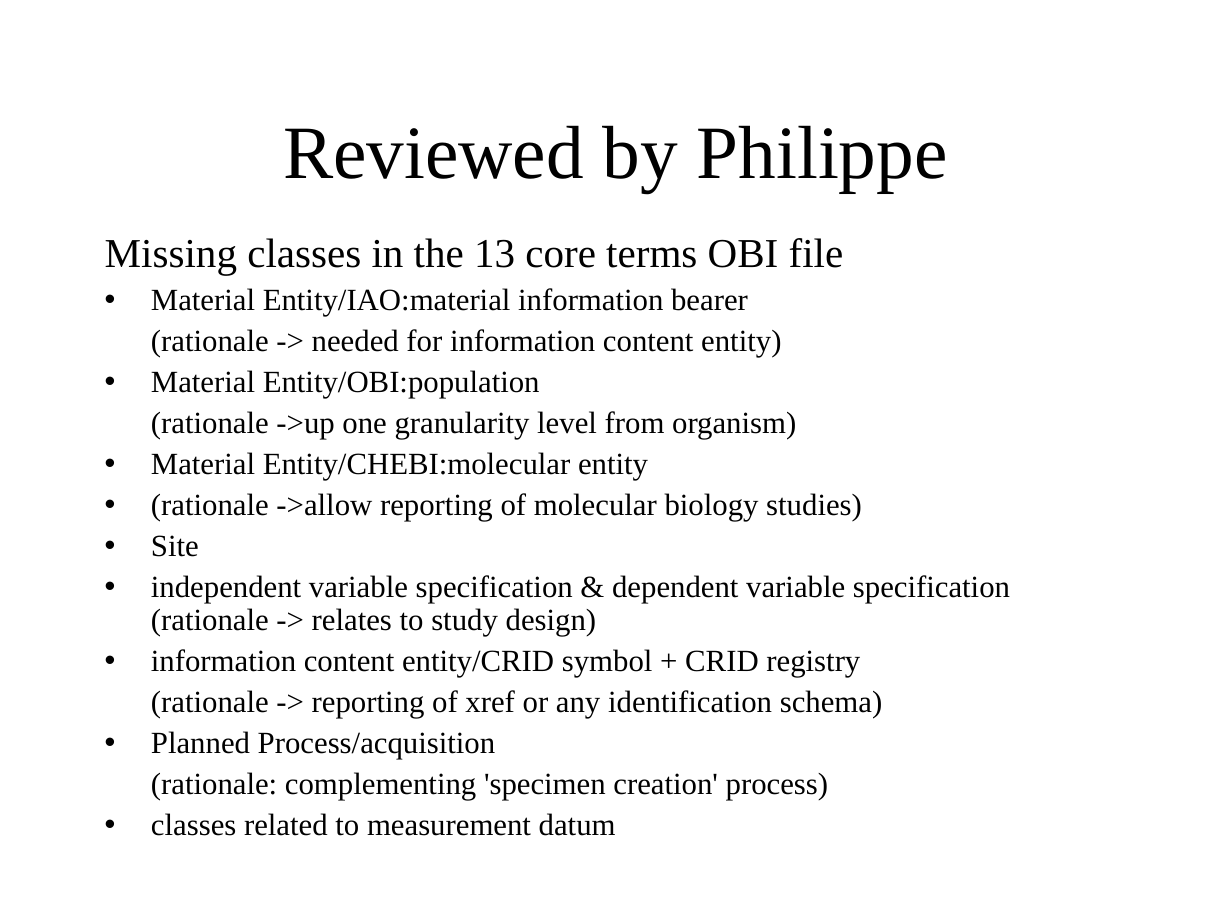
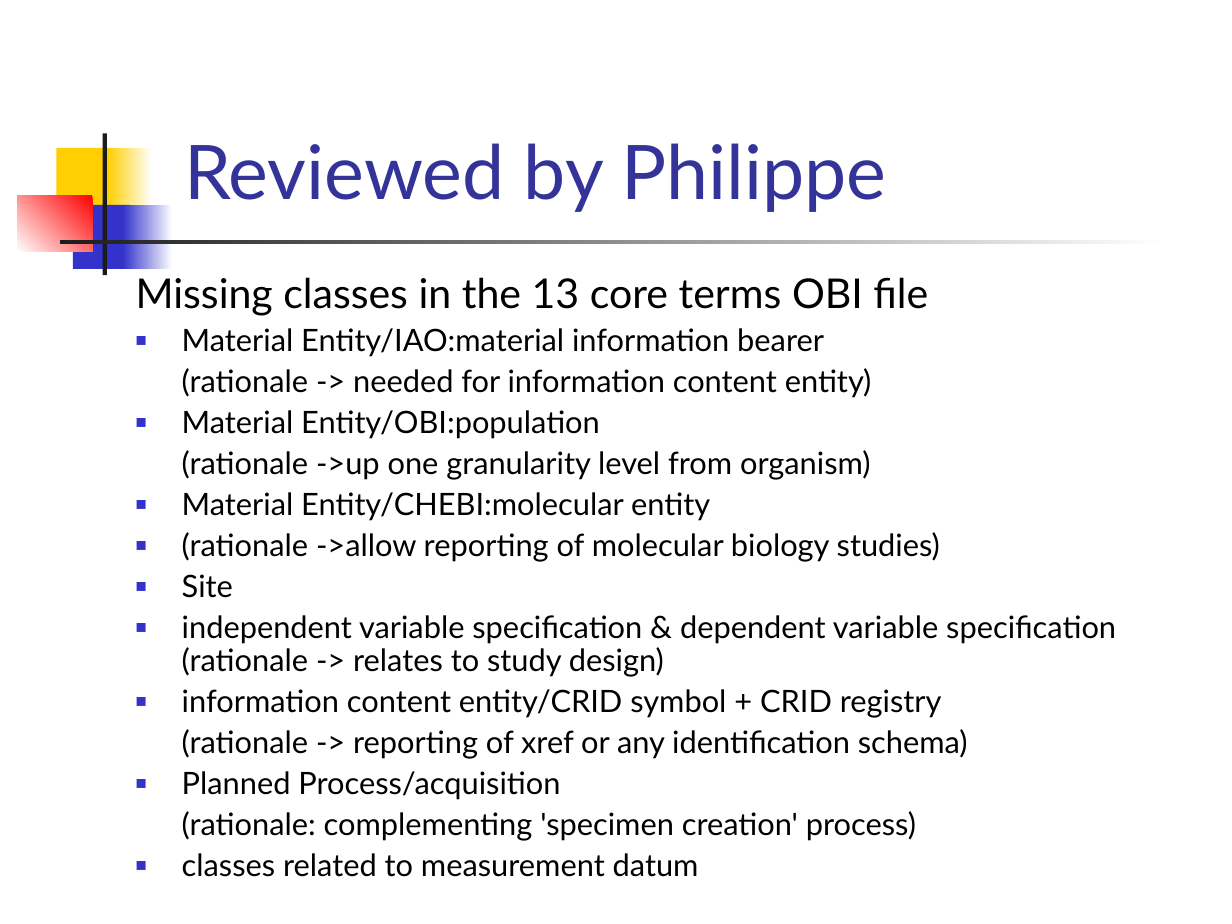
Before and after one commit to obi-ontology/obi-legacy-svn, a slide deck: slide 7 of trunk/docs/presentations/OBI workshop May 2012 Ann Arbor/OBI Core/OBI core.ppt. Drawn at 1232x924 pixels with LibreOffice and Linux fonts; fonts in the diff are those of the drawing. Boxes give left, top, right and bottom in pixels: in the first picture for what was removed or moved away, otherwise in the second. Text is boxed around its words. In the diff, an @@ line names an element or a change of style, - is before the commit and + after.

Commit message:
minor layout changes

```diff
--- a/trunk/docs/presentations/OBI workshop May 2012 Ann Arbor/OBI Core/OBI core.ppt
+++ b/trunk/docs/presentations/OBI workshop May 2012 Ann Arbor/OBI Core/OBI core.ppt
@@ title "Reviewed by Philippe" moved from (x1=283, y1=125, x2=948, y2=193) to (x1=184, y1=143, x2=886, y2=212) @@
@@ title "Reviewed by Philippe" at (x1=184, y1=143, x2=886, y2=212): font Times New Roman to Lato, text colour #000000 to #333399; alignment centre to left @@
@@ rectangle added at (x1=57, y1=148, x2=116, y2=212), fill #FFCF01 @@
@@ rectangle added at (x1=102, y1=133, x2=106, y2=275), fill #1C1C1C @@
@@ rectangle added at (x1=108, y1=148, x2=153, y2=212), fill gradient #FFFFFF to #FFCF01 @@
@@ rectangle added at (x1=17, y1=195, x2=92, y2=251), fill gradient #FF0000 to #FFFFFF @@
@@ rectangle added at (x1=73, y1=205, x2=129, y2=269), fill #3333CC @@
@@ rectangle added at (x1=123, y1=205, x2=172, y2=269), fill gradient #FFFFFF to #3333CC @@
@@ rectangle added at (x1=59, y1=240, x2=1168, y2=244), fill gradient #FFFFFF to #1C1C1C @@
@@ text "Missing classes in the 13 ..." moved from (x1=105, y1=238, x2=1010, y2=836) to (x1=136, y1=277, x2=1116, y2=877) @@
@@ text "Missing classes in the 13 ..." at (x1=136, y1=277, x2=1116, y2=877): font Times New Roman to Lato; bullet • to ■; bullet colour #000000 to #3333CC @@
```
Also in this commit, not shown: 7 other slides changed.
